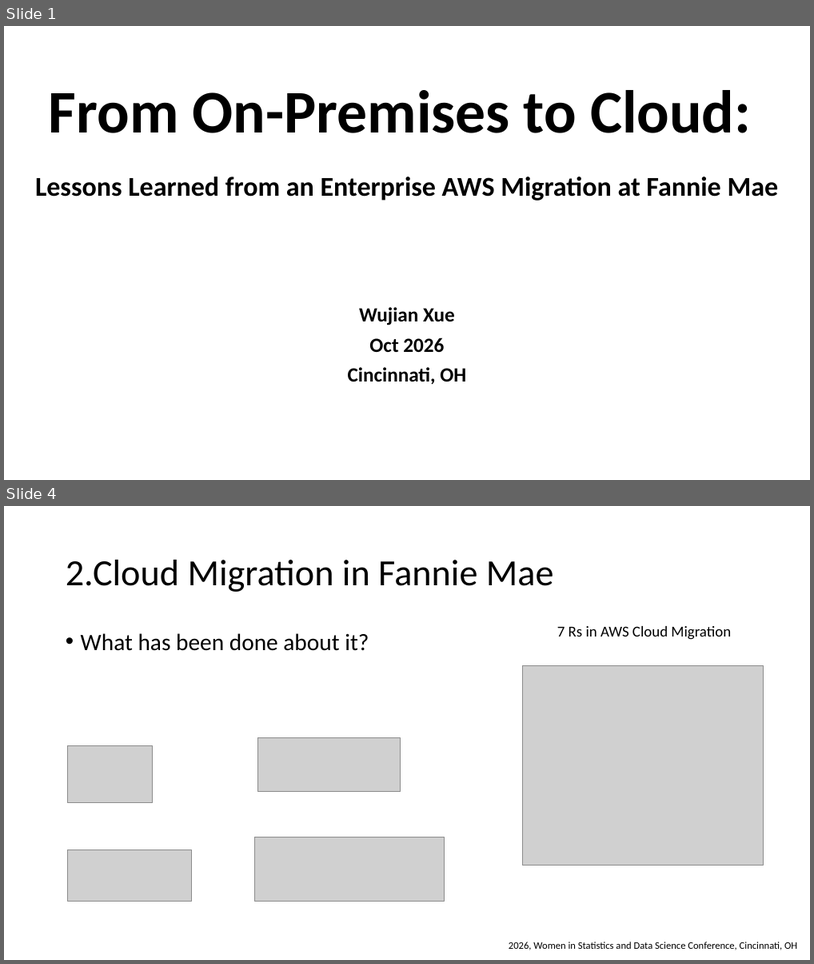
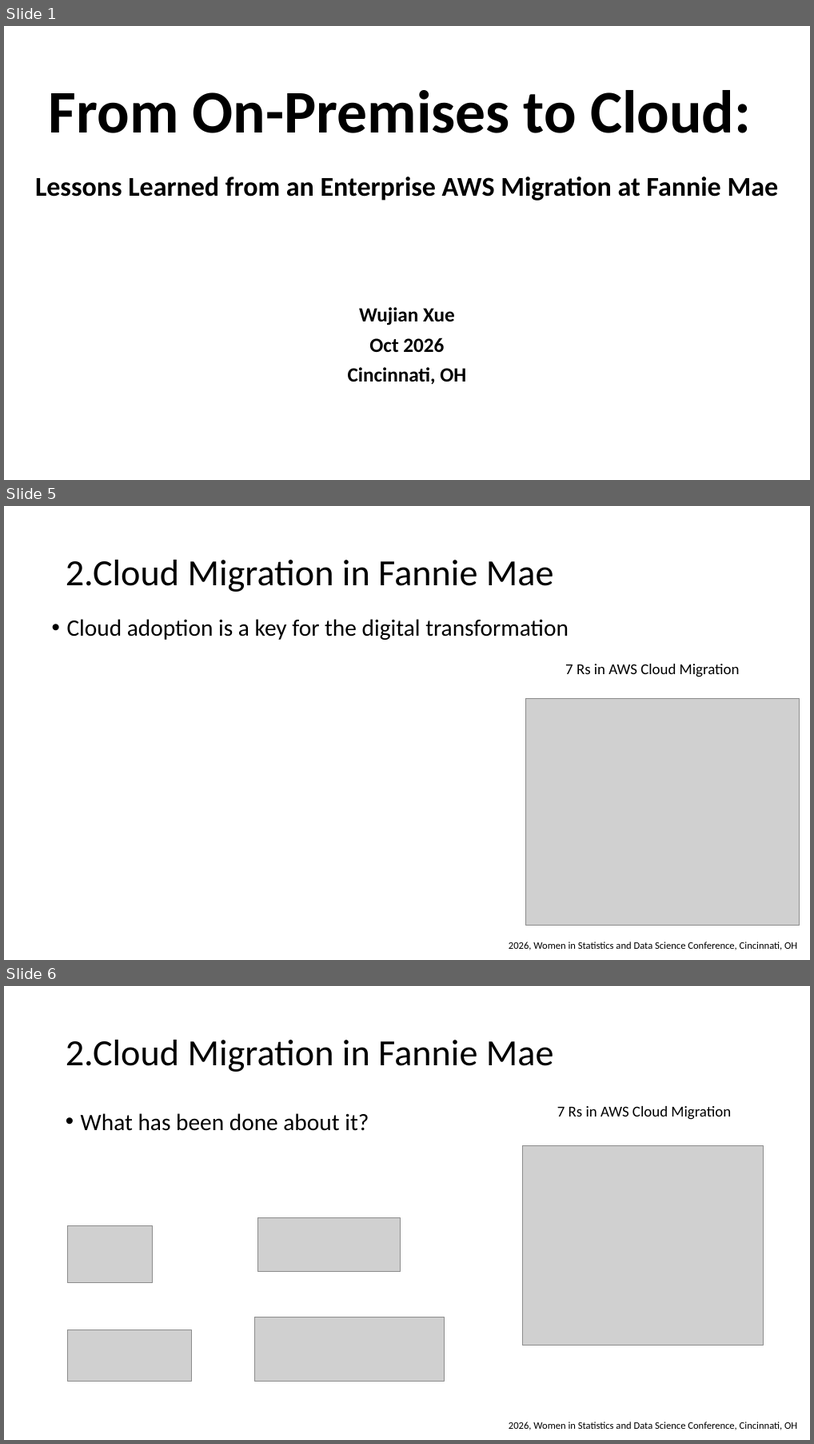
Before and after one commit to wx2123/WSDS-2026-OH, a slide deck: 2026 WSDS - Wujian Xue.pptx. Shown one above the other, each under a label of ours: slides 1 and 4 before the commit, slides 1, 5 and 6 after it; the slides between them are not shown. The pictures are 814x964 and 814x1444 pixels, drawn with LibreOffice and Linux fonts; fonts in the diff are those of the drawing; grey boxes stand for pictures. Boxes give left, top, right and bottom in pixels: in the first picture for what was removed or moved away, otherwise in the second. Text is boxed around its words. In the diff, an @@ line names an element or a change of style, - is before the commit and + after.

```diff
--- a/2026 WSDS - Wujian Xue.pptx
+++ b/2026 WSDS - Wujian Xue.pptx
@@ slide 5 added at box(4, 506, 810, 960), background #FFFFFF @@
@@ title added at box(66, 560, 554, 592), 44 pt, text #000000 @@
+2.Cloud Migration in Fannie Mae
@@ text added at box(67, 619, 569, 640), 28 pt, text #000000 @@
+• Cloud adoption is a key for the digital transformation
@@ text added at box(566, 664, 740, 677), 18 pt, text #000000 @@
+7 Rs in AWS Cloud Migration
@@ picture added at box(526, 698, 800, 924) @@
@@ text added at box(509, 941, 798, 950), 12 pt, text #000000 @@
+2026, Women in Statistics and Data Science Conference, Cincinnati, OH
@@ what was slide 4 is now slide 6 @@
```
Also in this commit, not shown: 4 slides changed, 1 other slide added, 1 other file.
